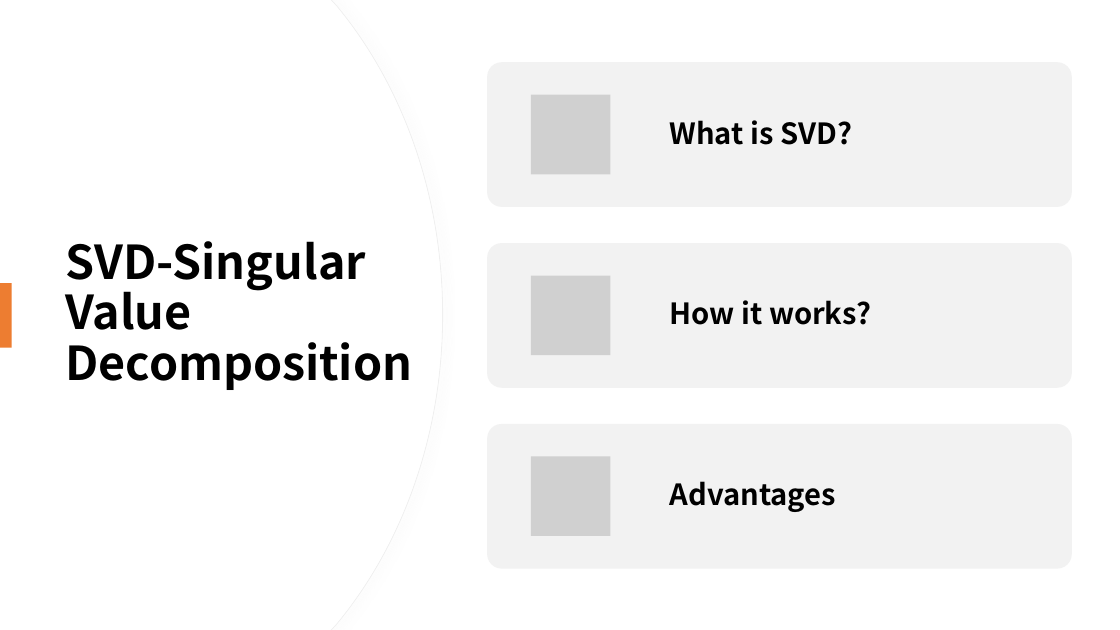
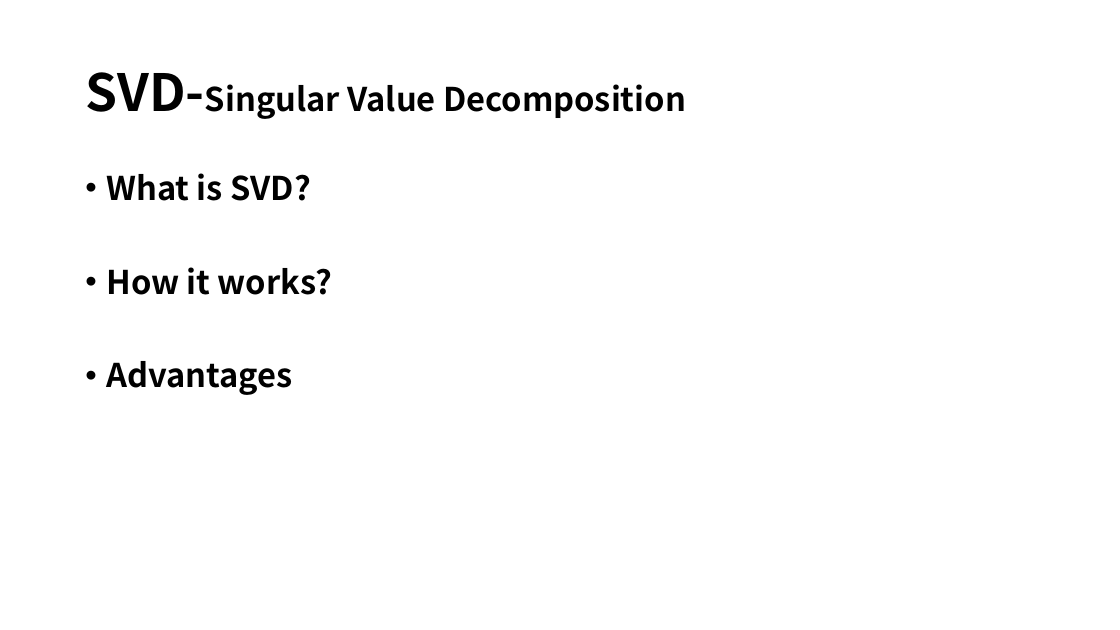
Before and after one commit to susie682/752-project, a slide deck: slide 9 of Commerce Product Recommendation with Spark ML-PPT.pptx. Drawn at 1120x630 pixels with LibreOffice and Linux fonts; fonts in the diff are those of the drawing; grey boxes stand for pictures. Boxes give left, top, right and bottom in pixels: in the first picture for what was removed or moved away, otherwise in the second. Text is boxed around its words. In the diff, an @@ line names an element or a change of style, - is before the commit and + after.

```diff
--- a/Commerce Product Recommendation with Spark ML-PPT.pptx
+++ b/Commerce Product Recommendation with Spark ML-PPT.pptx
@@ freeform shape removed at <box>0,0,443,630</box> @@
@@ freeform shape removed at <box>0,0,442,630</box> @@
@@ title "SVD-Singular Value Decomposition": place and size @@
-title "SVD-Singular Value Decomposition" at <box>66,241,413,390</box>
+title "SVD-Singular Value Decomposition" at <box>85,72,686,119</box>
@@ title "SVD-Singular Value Decomposition" at <box>85,72,686,119</box>: size 40 to 44 pt in "SVD-Singular"; size 40 to 28 pt in "SVD-Singular Value Decomposition" @@
@@ text added at <box>106,173,332,395</box>, 28 pt, text #000000, bold @@
+• What is SVD?
+• How it works?
+• Advantages
@@ rectangle removed at <box>0,283,12,348</box> @@
@@ group removed at <box>487,62,1072,569</box>: 3 rounded rectangles, 3 pictures, 3 texts @@
-What is SVD?
-How it works?
-Advantages
```
Also in this commit, not shown: 10 other slides changed, 6 slides added, 4 slides removed, 1 other file.
